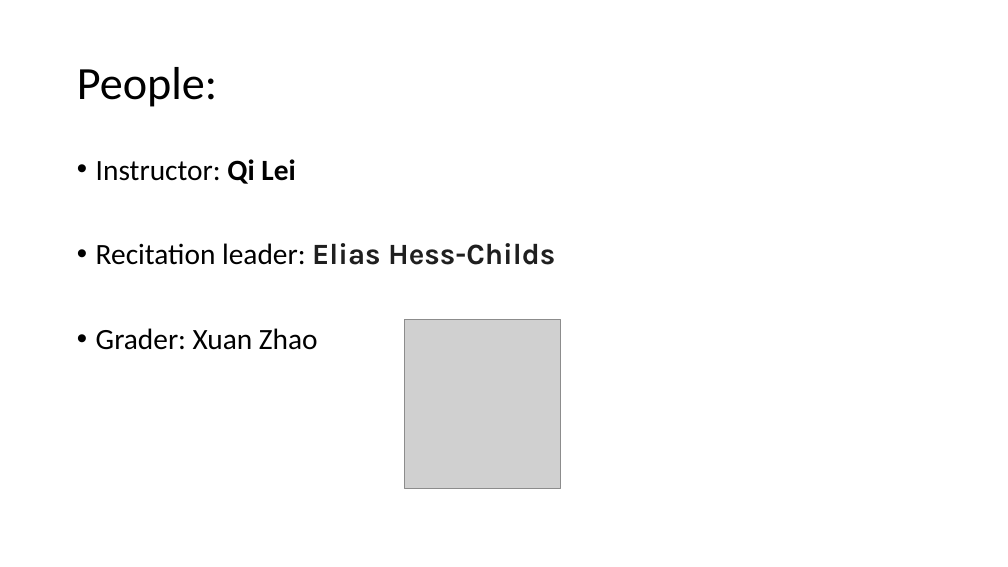
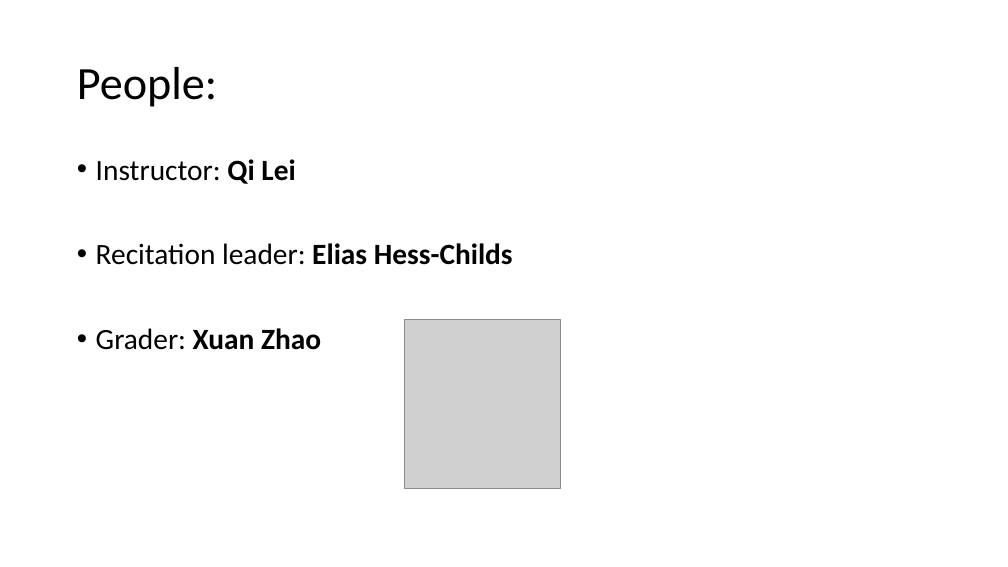
Before and after one commit to cecilialeiqi/cecilialeiqi.github.io, a slide deck: slide 2 of Probability_and_Statistics.pptx. Drawn at 1008x567 pixels with LibreOffice and Linux fonts; fonts in the diff are those of the drawing; grey boxes stand for pictures. Boxes give left, top, right and bottom in pixels: in the first picture for what was removed or moved away, otherwise in the second. Text is boxed around its words. In the diff, an @@ line names an element or a change of style, - is before the commit and + after.

Commit message:
update slides

```diff
--- a/Probability_and_Statistics.pptx
+++ b/Probability_and_Statistics.pptx
@@ text at <box>96,243,513,350</box>: font Karla to Calibri, text colour #1F1F1F to #000000 in "Elias Hess-Childs"; bold on in "Xuan Zhao" @@
```
Also in this commit, not shown: 1 other slide changed, 1 slide removed.
